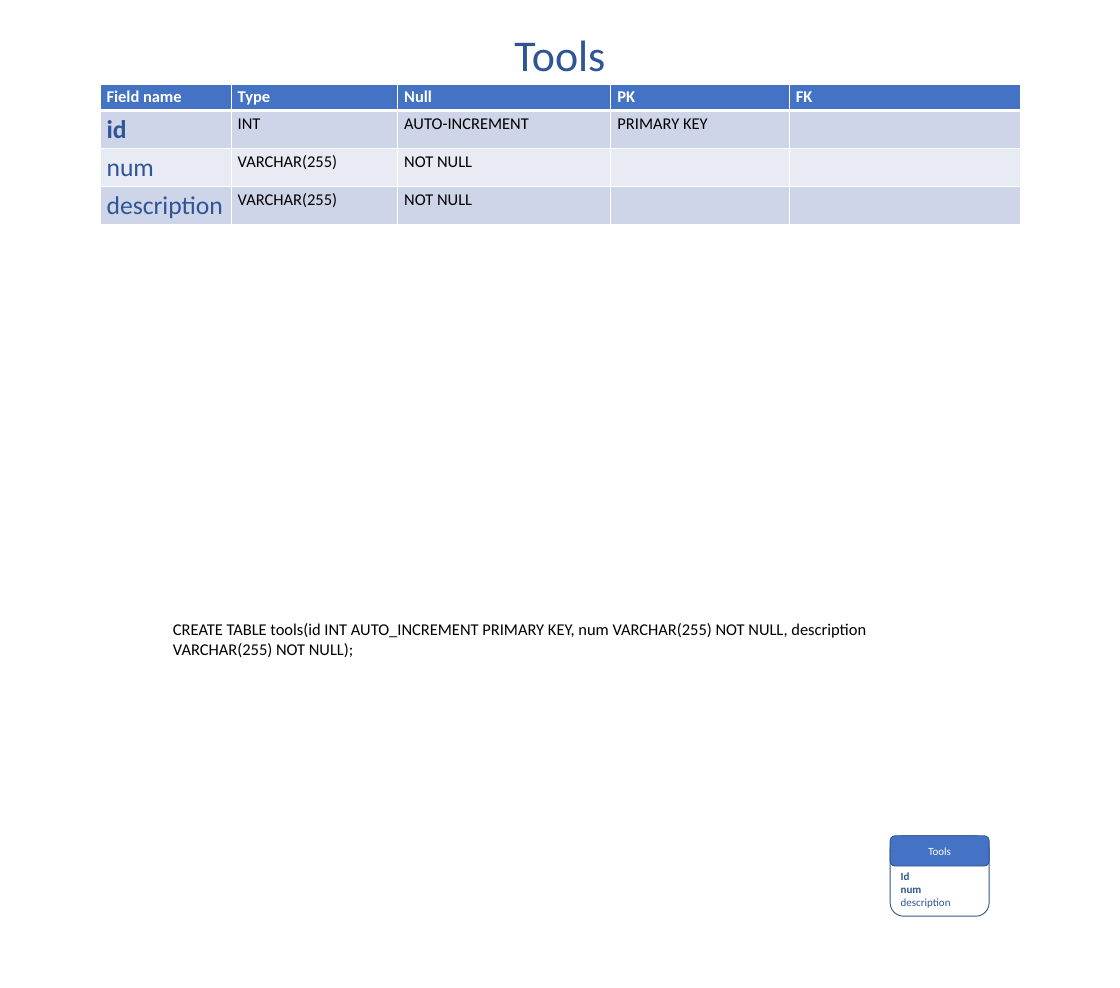
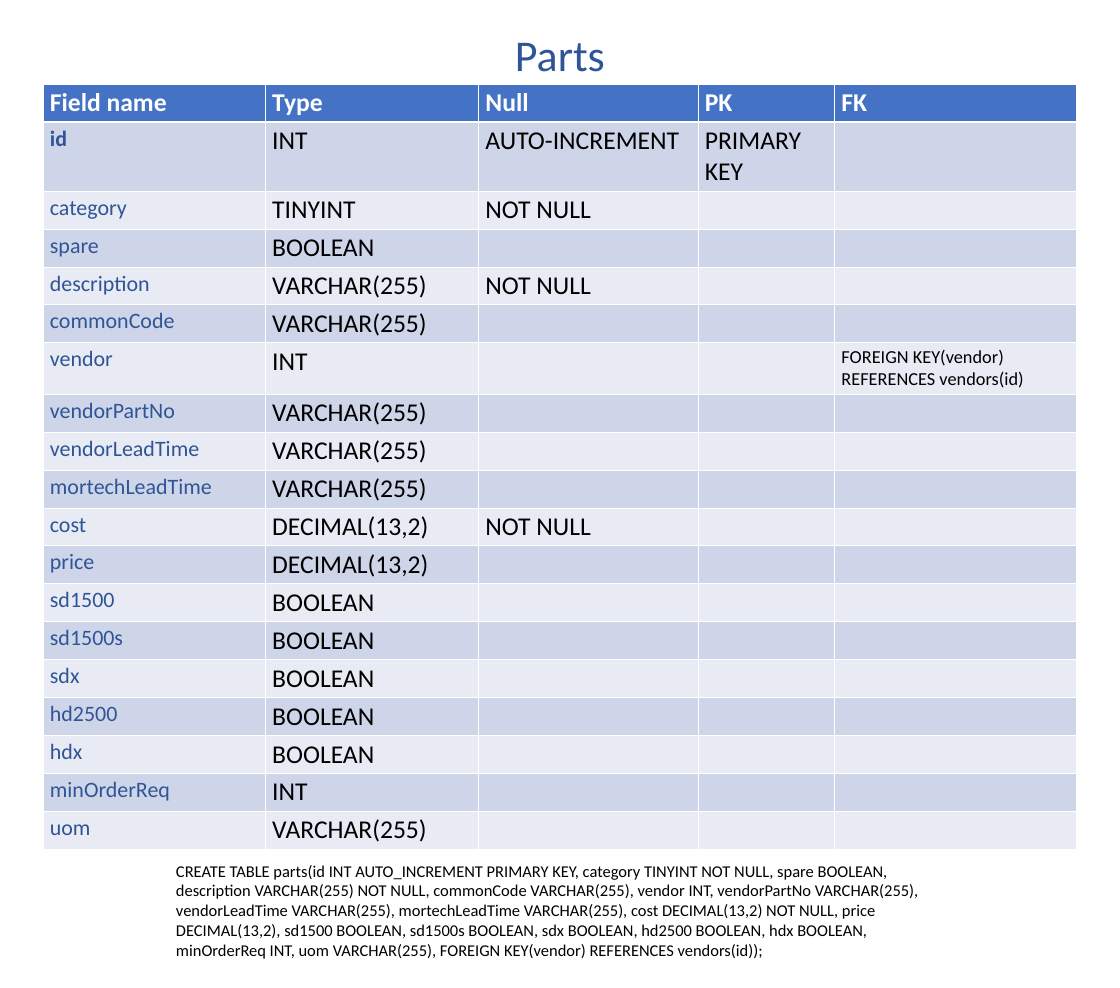
Before and after one commit to thekakester/mortechjobs, a slide deck: slide 17 of sql-tables.pptx. Drawn at 1120x988 pixels with LibreOffice and Linux fonts; fonts in the diff are those of the drawing. Boxes give left, top, right and bottom in pixels: in the first picture for what was removed or moved away, otherwise in the second. Text is boxed around its words. In the diff, an @@ line names an element or a change of style, - is before the commit and + after.

```diff
--- a/sql-tables.pptx
+++ b/sql-tables.pptx
@@ text at [515,43,605,72]: text changed @@
-Tools
+Parts
@@ table at [43,84,1077,846] @@
-row 3: num | VARCHAR(255) | NOT NULL |  | 
+row 3: category | TINYINT | NOT NULL |  | 
+row 4: spare | BOOLEAN |  |  | 
+row 6: commonCode | VARCHAR(255) |  |  | 
+row 7: vendor | INT |  |  | FOREIGN KEY(vendor) REFERENCES vendors(id)
+row 8: vendorPartNo | VARCHAR(255) |  |  | 
+row 9: vendorLeadTime | VARCHAR(255) |  |  | 
+row 10: mortechLeadTime | VARCHAR(255) |  |  | 
+row 11: cost | DECIMAL(13,2) | NOT NULL |  | 
+row 12: price | DECIMAL(13,2) |  |  | 
+row 13: sd1500 | BOOLEAN |  |  | 
+row 14: sd1500s | BOOLEAN |  |  | 
+row 15: sdx | BOOLEAN |  |  | 
+row 16: hd2500 | BOOLEAN |  |  | 
+row 17: hdx | BOOLEAN |  |  | 
+row 18: minOrderReq | INT |  |  | 
+row 19: uom | VARCHAR(255) |  |  | 
@@ table: place and size @@
-table at [100,84,1021,232]
+table at [43,84,1077,846]
@@ rounded rectangle removed at [890,836,989,916] @@
-Id
-num
-description
@@ rounded rectangle removed at [890,836,989,866] @@
-Tools
@@ text at [176,865,918,959]: text changed @@
-CREATE TABLE tools(id INT AUTO_INCREMENT PRIMARY KEY, num VARCHAR(255) NOT NULL, description VARCHAR(255) NOT NULL);
+CREATE TABLE parts(id INT AUTO_INCREMENT PRIMARY KEY, category TINYINT NOT NULL, spare BOOLEAN, description VARCHAR(255) NOT NULL, commonCode VARCHAR(255), vendor INT, vendorPartNo VARCHAR(255), vendorLeadTime VARCHAR(255), mortechLeadTime VARCHAR(255), cost DECIMAL(13,2) NOT NULL, price DECIMAL(13,2), sd1500 BOOLEAN, sd1500s BOOLEAN, sdx BOOLEAN, hd2500 BOOLEAN, hdx BOOLEAN, minOrderReq INT, uom VARCHAR(255), FOREIGN KEY(vendor) REFERENCES vendors(id));
```
Also in this commit, not shown: 17 other slides changed, 3 slides added, 44 other files.
